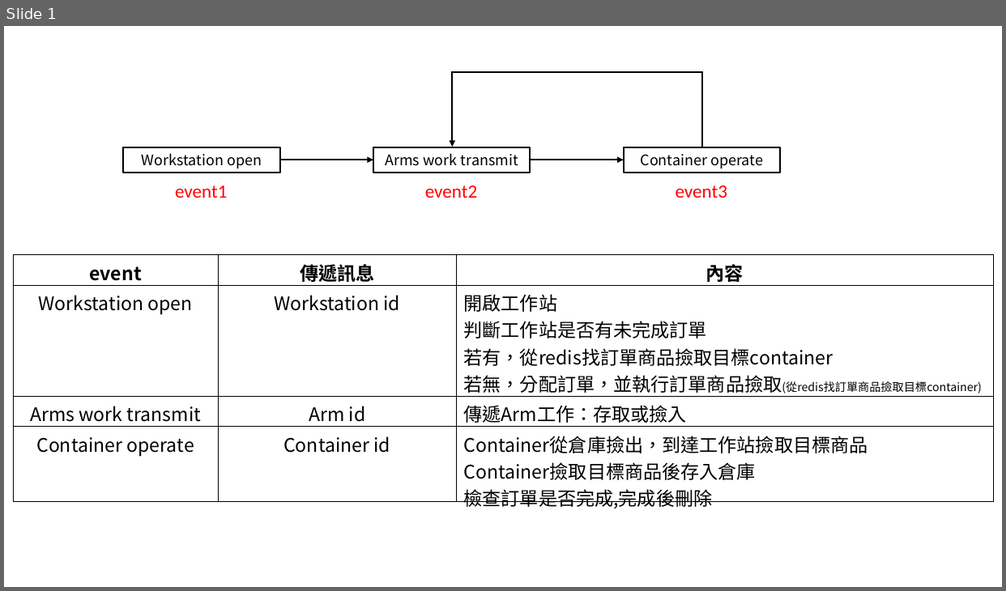
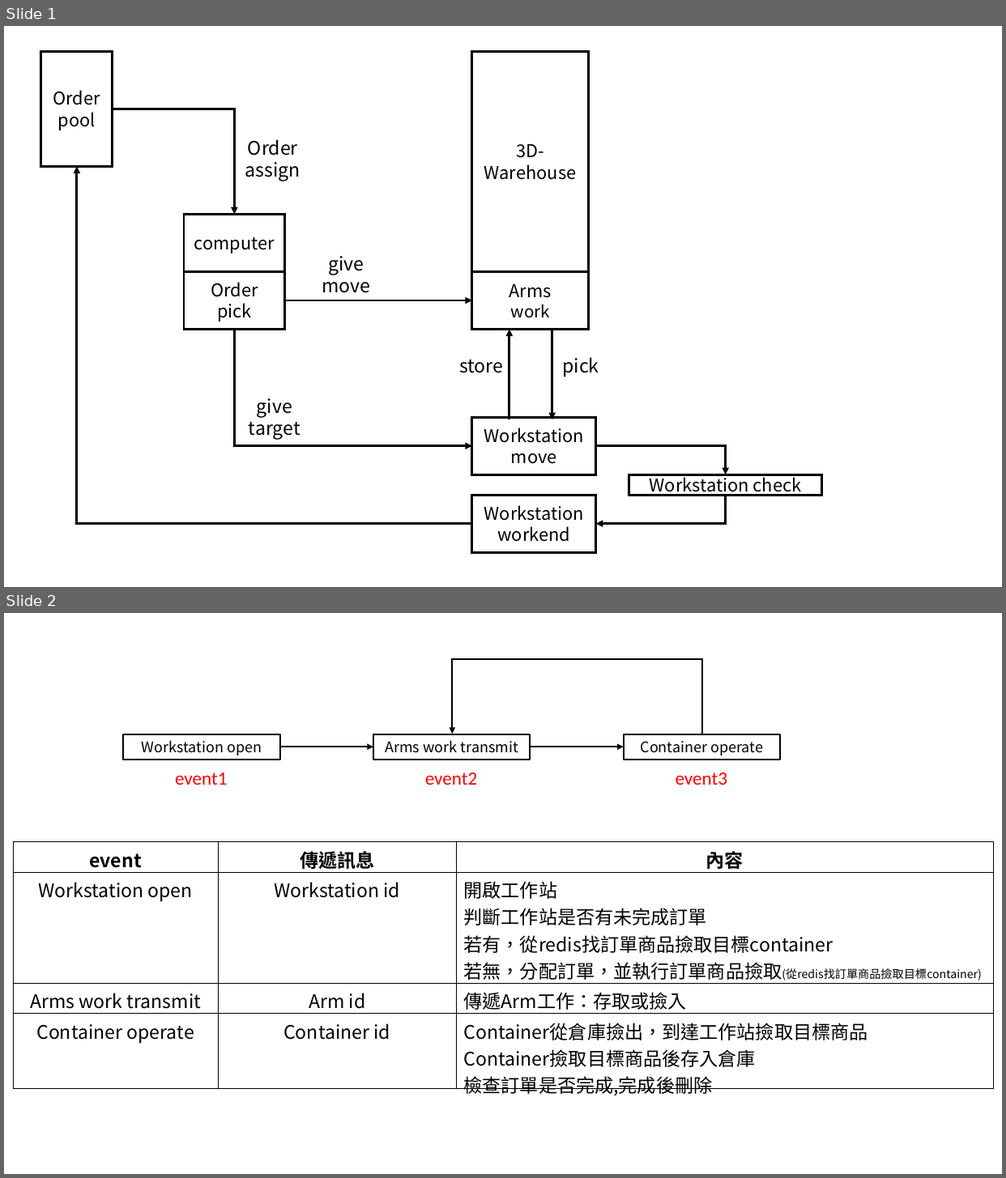
Before and after one commit to ethan1226/asrs_ofai, a slide deck: flowchart.pptx. Shown one above the other, each under a label of ours: slide 1 before the commit, slides 1 and 2 after it. The pictures are 1006x591 and 1006x1178 pixels, drawn with LibreOffice and Linux fonts; fonts in the diff are those of the drawing. Boxes give left, top, right and bottom in pixels: in the first picture for what was removed or moved away, otherwise in the second. Text is boxed around its words. In the diff, an @@ line names an element or a change of style, - is before the commit and + after.

Commit message:
新增流程圖

```diff
--- a/flowchart.pptx
+++ b/flowchart.pptx
@@ slide 1 added at (4, 26, 1002, 587), background #FFFFFF @@
@@ rectangle added at (40, 51, 113, 167), fill #FFFFFF, outline #000000 2.25 pt, 17 pt, text #000000 @@
+Order pool
@@ rectangle added at (472, 51, 588, 272), fill #FFFFFF, outline #000000 2.25 pt, 17 pt, text #000000 @@
+3D-Warehouse
@@ elbow arrow added from (113, 109) to (235, 214), #000000 2.25 pt @@
@@ text added at (245, 139, 300, 182), 18 pt, text #000000 @@
+Order
+assign
@@ elbow arrow added from (472, 524) to (77, 167), #000000 2.25 pt @@
@@ rectangle added at (184, 214, 285, 271), fill #FFFFFF, outline #000000 2.25 pt, 17 pt, text #000000 @@
+computer
@@ text added at (322, 256, 370, 293), 18 pt, text #000000 @@
+give
+move
@@ rectangle added at (184, 271, 285, 329), fill #FFFFFF, outline #000000 2.25 pt, 17 pt, text #000000 @@
+Order
+pick
@@ rectangle added at (472, 271, 588, 329), fill #FFFFFF, outline #000000 2.25 pt, 17 pt, text #000000 @@
+Arms
+work
@@ arrow added from (285, 301) to (472, 301), #000000 2.25 pt @@
@@ elbow arrow added from (235, 329) to (472, 446), #000000 2.25 pt @@
@@ arrow added from (509, 420) to (509, 329), #000000 2.25 pt @@
@@ arrow added from (552, 329) to (552, 420), #000000 2.25 pt @@
@@ text added at (459, 360, 503, 373), 18 pt, text #000000 @@
+store
@@ text added at (562, 357, 599, 378), 18 pt, text #000000 @@
+pick
@@ text added at (249, 399, 300, 440), 18 pt, text #000000 @@
+give
+target
@@ rectangle added at (472, 417, 595, 476), fill #FFFFFF, outline #000000 2.25 pt, 17 pt, text #000000 @@
+Workstation
+move
@@ elbow arrow added from (596, 446) to (726, 476), #000000 2.25 pt @@
@@ rectangle added at (629, 476, 822, 495), fill #FFFFFF, outline #000000 2.25 pt, 17 pt, text #000000 @@
+Workstation check
@@ rectangle added at (472, 495, 595, 553), fill #FFFFFF, outline #000000 2.25 pt, 17 pt, text #000000 @@
+Workstation
+workend
@@ elbow arrow added from (726, 495) to (596, 524), #000000 2.25 pt @@
@@ what was slide 1 is now slide 2 @@
```
